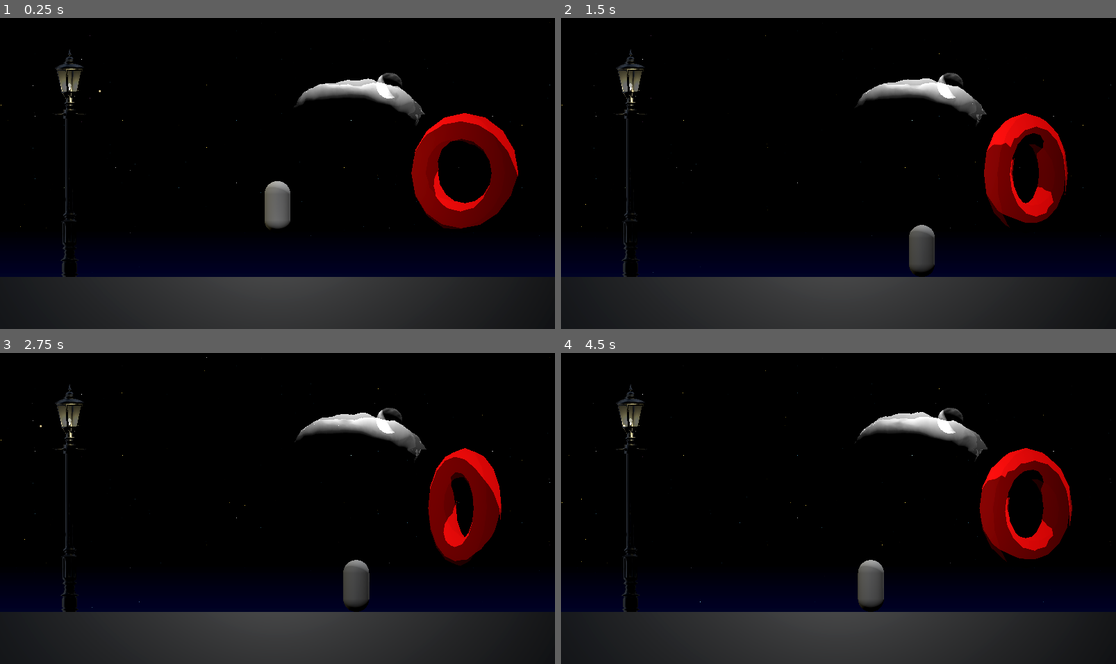
Above: before the commit, frames 1-4 (two rows, left to right).
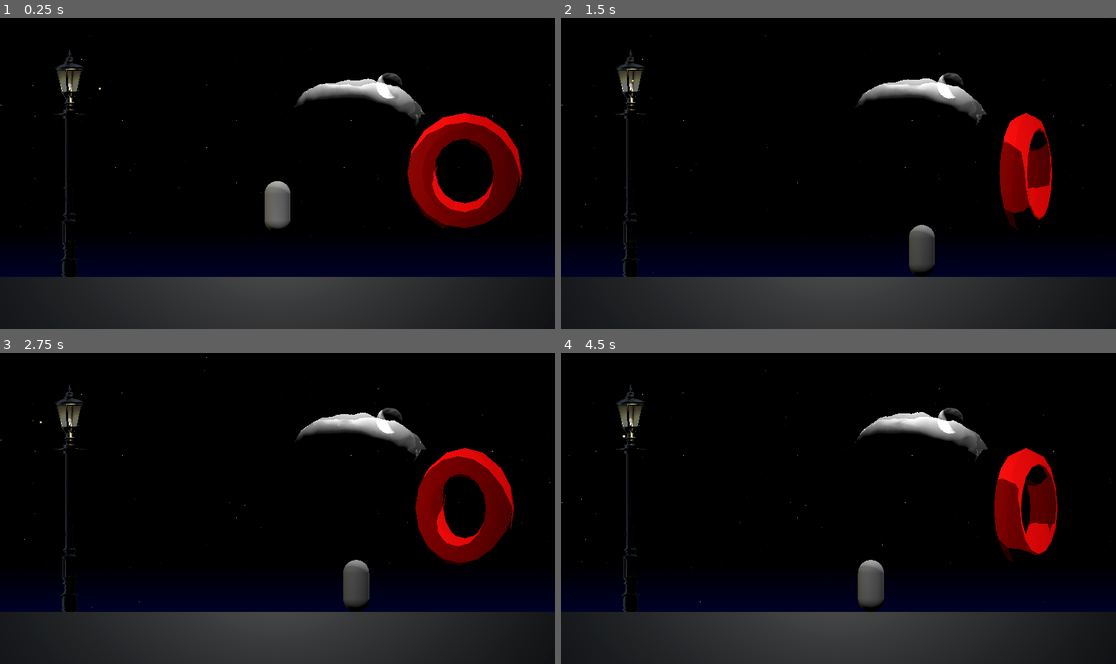
Above: after the commit, the same moments.

Repository: Baerkanogue/NightScene
Game: Godot game, scene res://scenes/main.tscn
The game is run twice, just before and just after one commit, with the same random seed, the same clock (stepped at 60 frames per second) and the same inputs.
Inputs:
- Up to frame 1 (0.25 s): no input
- Up to frame 2 (1.5 s): hold Right (move_right) 0.53-1.28 s; tap Space (jump) at 0.77 s; hold Left (move_left) from 1.28 s (still down)
- Up to frame 3 (2.75 s): tap Space (jump) at 1.52 s; release Left (move_left) at 2.03 s; hold Right (move_right) from 2.03 s (still down)
- Up to frame 4 (4.5 s): release Right (move_right) at 2.78 s; hold Up (move_up) 2.78-3.53 s; tap Space (jump) at 3.02, 3.77 s; hold Left (move_left) from 3.53 s (still down)

The runs differ from the first frame. In frame 1, 0.9% of the frame differs, in the area x 17-95%, y 22-68%; in frame 2, 2.8%; in frame 3, 2.5%; in frame 4, 2.9%, in the area x 11-93%, y 22-69%.

Commit message:
Add Y-axis sine movement to firefly
Introduces amplitude and frequency parameters for Y-axis sine movement in the firefly script, updating its position logic to include vertical oscillation. Also updates transforms and light energy in the main scene to reflect these changes.

Diff:
--- a/scenes/main.tscn
+++ b/scenes/main.tscn
@@ -142,7 +142,7 @@
 script = ExtResource("4_tbgi4")
 
 [node name="TestTorus" type="MeshInstance3D" parent="Geometry"]
-transform = Transform3D(-0.449322, 0.323721, -1.41876e-08, 0, -2.52215e-08, -0.579, -0.323721, -0.449322, 1.96873e-08, 1.80221, 0, 0)
+transform = Transform3D(0.539752, -0.122751, 5.3795e-09, 0, -2.52215e-08, -0.579, 0.122751, 0.539752, -2.36418e-08, 1.80221, 0, 0)
 mesh = SubResource("TorusMesh_7dm0k")
 skeleton = NodePath("../..")
 script = ExtResource("2_0wfyh")
@@ -220,7 +220,7 @@
 [node name="LampOmniLight3D" type="OmniLight3D" parent="Geometry/LampPost/Circle" index="0"]
 transform = Transform3D(1, 0, 4.76837e-08, 0, 1, 0, -4.76837e-08, 0, 1, 0, 2.30124, 0)
 light_color = Color(1, 0.94, 0.64, 1)
-light_energy = 1.02136
+light_energy = 1.05614
 light_cull_mask = 1
 omni_range = 4.703
 omni_attenuation = 1.86
@@ -240,7 +240,7 @@
 mesh_instance = NodePath("FireflyMesh")
 
 [node name="FireflyMesh" type="MeshInstance3D" parent="Firefly"]
-transform = Transform3D(1, 0, 0, 0, 1, 0, 0, 0, 1, 0.0355368, 0, 0.297888)
+transform = Transform3D(1, 0, 0, 0, 1, 0, 0, 0, 1, 0.0292302, 0.0725471, -0.298573)
 mesh = SubResource("QuadMesh_ya4ey")
 skeleton = NodePath("../..")
 
--- a/scripts/firefly.gd
+++ b/scripts/firefly.gd
@@ -4,8 +4,12 @@
 
 @export var mesh_instance: MeshInstance3D
 @export_group("Movement")
+@export_subgroup("BaseMovement")
 @export_range(0.0, 0.5, 0.01) var radius: float = 0.3
 @export_range(0.0, 2.5, 0.01) var speed: float = 1.0
+@export_subgroup("Y-Axis Sine")
+@export_range(0.0, 0.3, 0.01) var amplitude: float = 0.1
+@export_range(0.0, 5.0, 0.01) var frequency: float = 1.0
 
 var mat: ShaderMaterial
 var sprite_color: Color
@@ -15,6 +19,7 @@
 var are_shader_params_ready: bool = false
 
 var angle: float = 0.0
+var phase: float = 0.0
 
 @onready var firefly_omni_light_3d: OmniLight3D = $FireflyMesh/FireflyOmniLight3D
 
@@ -42,7 +47,17 @@
 	var x: float = self.global_position.x + radius * cos(angle)
 	var z: float = self.global_position.z + radius * sin(angle)
 
-	mesh_instance.global_position = Vector3(x, mesh_instance.global_position.y, z)
+	var y: float = self.global_position.y + y_sine_transform(delta)
+
+	mesh_instance.global_position = Vector3(x, y, z)
+
+
+func y_sine_transform(delta: float) -> float:
+	var y_offset: float = 0.0
+	phase += frequency * delta
+	phase = fmod(phase, TAU)
+	y_offset = sin(phase) * amplitude
+	return y_offset
 
 
 func shader_params_safe_loader() -> bool:
